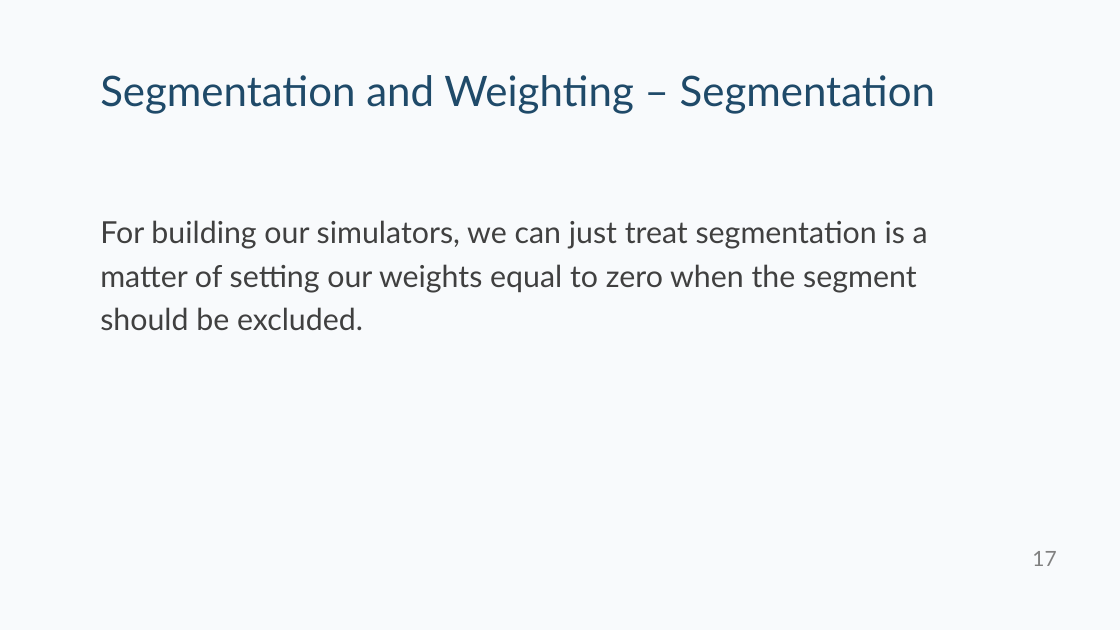
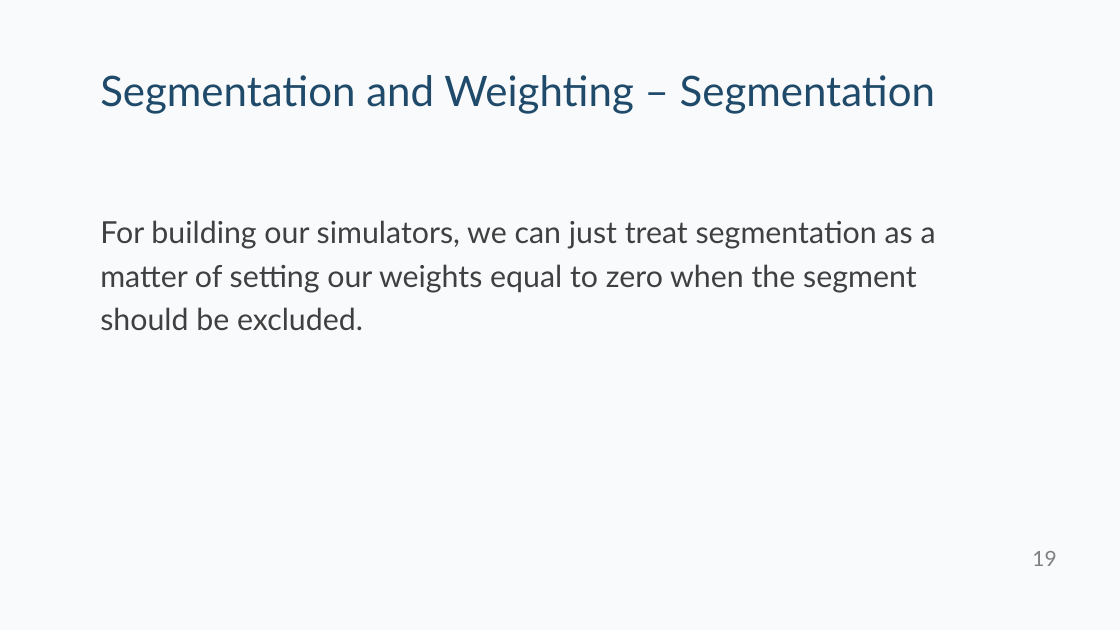
Before and after one commit to kpfairchild/ExcelSimulator, a slide deck: slide 19 of Excel Simulator Tips and Tricks.pptx (slide 17 before the commit). Drawn at 1120x630 pixels with LibreOffice and Linux fonts; fonts in the diff are those of the drawing. Boxes give left, top, right and bottom in pixels: in the first picture for what was removed or moved away, otherwise in the second. Text is boxed around its words. In the diff, an @@ line names an element or a change of style, - is before the commit and + after.

```diff
--- a/Excel Simulator Tips and Tricks.pptx
+++ b/Excel Simulator Tips and Tricks.pptx
@@ text at <box>100,220,936,331</box>: text changed @@
-For building our simulators, we can just treat segmentation is a matter of setting our weights equal to zero when the segment should be excluded.
+For building our simulators, we can just treat segmentation as a matter of setting our weights equal to zero when the segment should be excluded.
@@ page number at <box>1032,551,1056,566</box>: text changed @@
-17
+19
```
Also in this commit, not shown: 2 other slides changed, 2 slides added, 4 other files.
